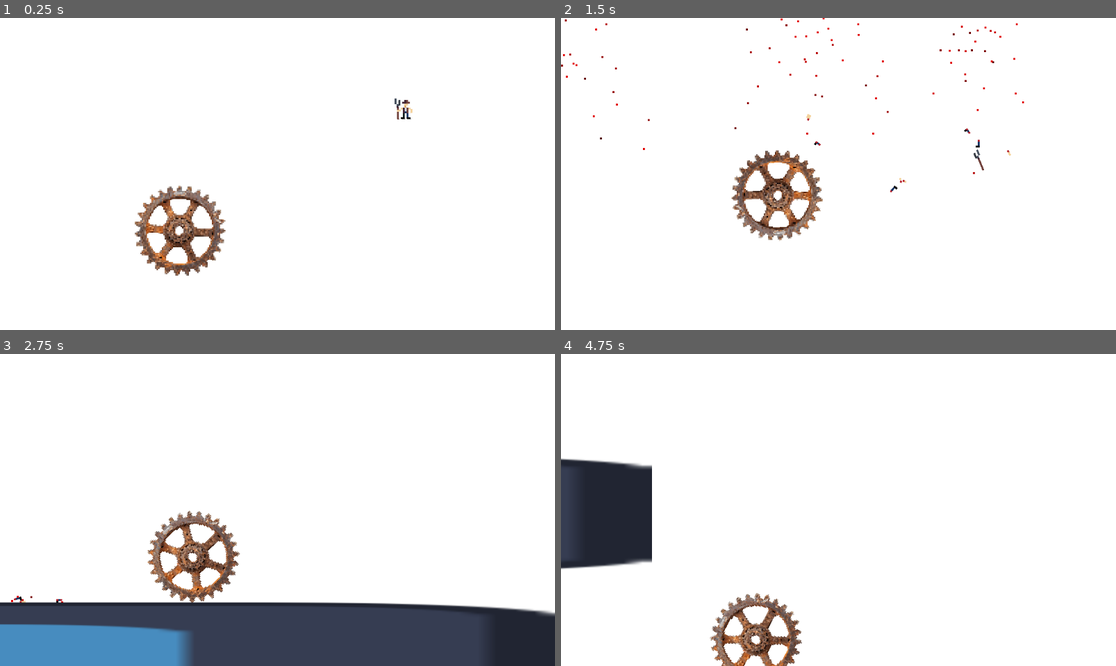
Above: before the commit, frames 1-4 (two rows, left to right).
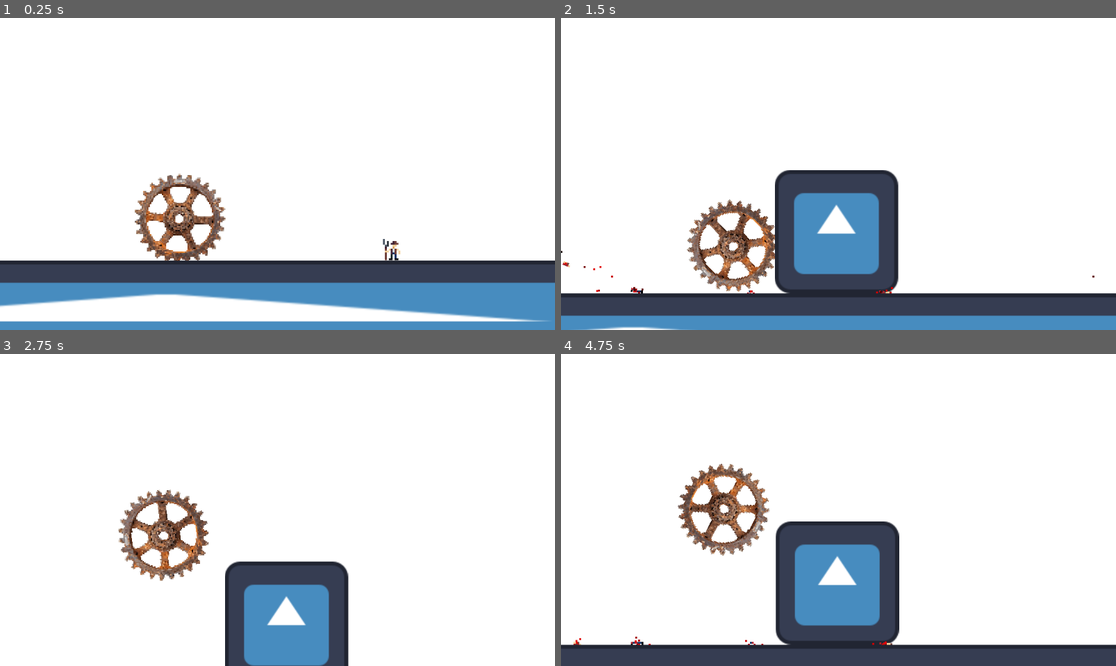
Above: after the commit, the same moments.

Repository: chickenman9998/GodotProjects
Game: Godot game, scene res://node_2d.tscn
Same seed, same stepped clock (60 frames per second), same inputs: the game is played once before the commit and once after it. The engine's default icon, where the game draws it, is replaced by a stand-in: a white triangle on a blue panel in a dark square.
Inputs:
- Up to frame 1 (0.25 s): no input
- Up to frame 2 (1.5 s): tap Enter (ui_accept) at 0.5 s; hold D (move_right) from 0.53 s (still down); tap T (test) at 0.6 s; tap W (jump) at 0.77, 0.8, 1.07, 1.35 s
- Up to frame 3 (2.75 s): tap W (jump) at 1.52, 1.82, 2.3 s; tap T (test) at 1.55, 2.1 s; release D (move_right) at 2.03 s; hold A (move_left) from 2.03 s (still down)
- Up to frame 4 (4.75 s): release A (move_left) at 2.78 s; hold D (move_right) 2.78-4.28 s; tap T (test) at 2.85, 4.35 s; tap W (jump) at 3.02, 3.32, 3.6, 3.77, 4.07, 4.52 s; hold A (move_left) from 4.28 s (still down)

The runs differ from the first frame. In frame 1, 21% of the frame differs, in the area x 0-100%, y 25-100%; in frame 2, 24%; in frame 3, 26%, in the area x 0-100%, y 43-100%; in frame 4, 24%.

Commit message:
Version 2
added:
gibs fade
npc will die to object with a velocity over 250 / 10 (25)

Diff:
--- a/B the boulder/gibs.gd
+++ b/B the boulder/gibs.gd
@@ -1,10 +1,12 @@
 extends RigidBody2D
 
-@export var lifetime := 100.0       # seconds before gib disappears
-@export var spawn_impulse := 200.0
-@export var torque_impulse := 100.0  # optional spin
+@export var lifetime := 15      # seconds before gib disappears
+@export var spawn_impulse := 400 ## to give characters an explosion effect add mask layer 6 to boulder (will add explosi
+## insanely high impulse, but being crushed by boulder, therefore gibs wont go too far. compare to T kill function
+@export var torque_impulse := 200  # optional spin
 
 @onready var particles: CPUParticles2D = $CPUParticles2D  # child node, exact name
+@onready var sprite: AnimatedSprite2D = $AnimatedSprite2D  # fade this instead of scaling
 
 func _ready():
 	# Random rotation
@@ -30,6 +32,21 @@
 	# Apply a little spin
 	apply_torque_impulse(randf_range(-torque_impulse, torque_impulse))
 
-	# Lifetime cleanup for the gib only
+	# Start fade-out after lifetime
+	fade_after_lifetime()
+
+
+func fade_after_lifetime() -> void:
+	# Wait the full lifetime first
 	await get_tree().create_timer(lifetime).timeout
+	if linear_velocity.length() < 5 and abs(angular_velocity) < 1: sleeping = true
+
+	# Fade out in 50 steps
+	for i in 100:
+		var c := sprite.modulate
+		c.a -= 0.01  # reduce opacity
+		sprite.modulate = c
+
+		await get_tree().create_timer(0.05).timeout  # delay between steps
+
 	queue_free()
--- a/B the boulder/gibs.tscn
+++ b/B the boulder/gibs.tscn
@@ -111,7 +111,10 @@
 texture_filter = 3
 
 [node name="RigidBody2D" type="RigidBody2D" parent="."]
+collision_layer = 32
+collision_mask = 91
 mass = 0.5
+gravity_scale = 0.8
 script = ExtResource("1_2k3tp")
 
 [node name="CollisionShape2D" type="CollisionShape2D" parent="RigidBody2D"]
@@ -128,13 +131,13 @@
 [node name="CPUParticles2D" type="CPUParticles2D" parent="RigidBody2D"]
 rotation = 1.5707964
 emitting = false
-amount = 50
+amount = 150
 texture = SubResource("CanvasTexture_2k3tp")
-lifetime = 15.0
+lifetime = 20.0
 one_shot = true
 speed_scale = 0.7
 explosiveness = 0.8
-randomness = 1.0
+randomness = 0.5
 lifetime_randomness = 0.5
 fract_delta = false
 emission_shape = 2
--- a/B the boulder/global.gd
+++ b/B the boulder/global.gd
@@ -2,3 +2,5 @@
 extends Node
 
 var is_boulder_grounded: bool = false
+var boulder_speed: int = 0
+var boulder: Node = null
--- a/B the boulder/node_2d.tscn
+++ b/B the boulder/node_2d.tscn
@@ -1,13 +1,8 @@
-[gd_scene load_steps=10 format=3 uid="uid://bdckahlerngrh"]
+[gd_scene load_steps=7 format=3 uid="uid://bdckahlerngrh"]
 
-[ext_resource type="Script" uid="uid://b4dmovxteb8au" path="res://rigid_body_2d.gd" id="1_0e48y"]
+[ext_resource type="PackedScene" uid="uid://3dbbewjssa8g" path="res://player.tscn" id="1_epypp"]
 [ext_resource type="Texture2D" uid="uid://dnchycapadqtw" path="res://icon.svg" id="1_wtcfe"]
-[ext_resource type="Texture2D" uid="uid://wj2psam7rtfe" path="res://sprites/gearpixel.png" id="2_0hol4"]
-[ext_resource type="Script" uid="uid://do1veyyfhtmw" path="res://ray_cast_2d.gd" id="3_0hol4"]
 [ext_resource type="PackedScene" uid="uid://cuc53kaeon0is" path="res://npc.tscn" id="5_kdubu"]
-
-[sub_resource type="CircleShape2D" id="CircleShape2D_q6r6c"]
-radius = 47.169907
 
 [sub_resource type="RectangleShape2D" id="RectangleShape2D_wtcfe"]
 size = Vector2(2603.5, 123.5)
@@ -18,48 +13,10 @@
 [sub_resource type="CanvasTexture" id="CanvasTexture_d21ai"]
 specular_color = Color(0.6830294, 0.9213473, 0.9999998, 1)
 
-[node name="test world" type="Node2D"]
+[node name="test_world" type="Node2D"]
 
-[node name="boulder-character" type="Node2D" parent="."]
-position = Vector2(576, 100)
-
-[node name="RigidBody2D" type="RigidBody2D" parent="boulder-character"]
-z_index = 4
-collision_layer = 7
-input_pickable = true
-mass = 10.0
-gravity_scale = 2.0
-can_sleep = false
-script = ExtResource("1_0e48y")
-torque_force = 25
-jump_impulse = 7
-
-[node name="Sprite2D" type="Sprite2D" parent="boulder-character/RigidBody2D"]
-texture_filter = 1
-scale = Vector2(0.1, 0.1)
-texture = ExtResource("2_0hol4")
-
-[node name="GroundRay" type="RayCast2D" parent="boulder-character/RigidBody2D"]
-visible = false
-target_position = Vector2(0, 60)
-hit_from_inside = true
-script = ExtResource("3_0hol4")
-
-[node name="Line2D" type="Line2D" parent="boulder-character/RigidBody2D/GroundRay"]
-visible = false
-points = PackedVector2Array(0, 0, 0, 60)
-width = 4.0
-
-[node name="Camera2D" type="Camera2D" parent="boulder-character/RigidBody2D"]
-physics_interpolation_mode = 2
-zoom = Vector2(2, 2)
-position_smoothing_enabled = true
-position_smoothing_speed = 8.0
-drag_horizontal_offset = 1.0
-drag_vertical_offset = -0.5
-
-[node name="CollisionShape2D" type="CollisionShape2D" parent="boulder-character/RigidBody2D"]
-shape = SubResource("CircleShape2D_q6r6c")
+[node name="boulder-character" parent="." instance=ExtResource("1_epypp")]
+position = Vector2(576, 505)
 
 [node name="floor" type="Node2D" parent="."]
 position = Vector2(15, 611)
@@ -77,18 +34,19 @@
 position = Vector2(496, 30)
 shape = SubResource("RectangleShape2D_wtcfe")
 
-[node name="object" type="Node2D" parent="."]
-position = Vector2(491, 380)
+[node name="box" type="Node2D" parent="."]
+position = Vector2(773, 0)
 
-[node name="RigidBody2D" type="RigidBody2D" parent="object"]
+[node name="RigidBody2D" type="RigidBody2D" parent="box" groups=["Hazard"]]
+collision_layer = 25
 mass = 50.0
 gravity_scale = 2.767
 can_sleep = false
 
-[node name="CollisionShape2D" type="CollisionShape2D" parent="object/RigidBody2D"]
+[node name="CollisionShape2D" type="CollisionShape2D" parent="box/RigidBody2D" groups=["Hazard"]]
 shape = SubResource("RectangleShape2D_0e48y")
 
-[node name="Sprite2D" type="Sprite2D" parent="object/RigidBody2D"]
+[node name="Sprite2D" type="Sprite2D" parent="box/RigidBody2D"]
 texture = ExtResource("1_wtcfe")
 
 [node name="Background white" type="Sprite2D" parent="."]
@@ -98,10 +56,10 @@
 texture = SubResource("CanvasTexture_d21ai")
 
 [node name="npc" parent="." instance=ExtResource("5_kdubu")]
-position = Vector2(812, -1)
+position = Vector2(799, 551)
 
 [node name="npc2" parent="." instance=ExtResource("5_kdubu")]
-position = Vector2(992, -2)
+position = Vector2(364, 551)
 
 [node name="npc3" parent="." instance=ExtResource("5_kdubu")]
-position = Vector2(1187, -3)
+position = Vector2(220, 551)
--- a/B the boulder/npc.tscn
+++ b/B the boulder/npc.tscn
@@ -187,12 +187,16 @@
 }]
 
 [sub_resource type="CapsuleShape2D" id="CapsuleShape2D_q6r6c"]
-radius = 19.999998
-height = 100.0
+radius = 9.999998
+height = 109.999985
+
+[sub_resource type="CapsuleShape2D" id="CapsuleShape2D_xxcha"]
+radius = 3.0
+height = 22.0
 
 [node name="CharacterBody2D" type="CharacterBody2D"]
 collision_layer = 4
-collision_mask = 3
+collision_mask = 27
 script = ExtResource("1_xxcha")
 
 [node name="AnimatedSprite2D" type="AnimatedSprite2D" parent="."]
@@ -208,3 +212,15 @@
 
 [node name="RayCast2D" type="RayCast2D" parent="."]
 target_position = Vector2(0, 20)
+
+[node name="HazardDetector" type="Area2D" parent="."]
+collision_layer = 0
+collision_mask = 10
+monitorable = false
+
+[node name="CollisionShape2D" type="CollisionShape2D" parent="HazardDetector"]
+modulate = Color(0.33462557, 0.62527233, 1, 1)
+position = Vector2(1, 5)
+shape = SubResource("CapsuleShape2D_xxcha")
+
+[connection signal="body_entered" from="HazardDetector" to="." method="_on_hazard_detector_body_entered"]
--- /dev/null
+++ b/B the boulder/player.tscn
@@ -0,0 +1,47 @@
+[gd_scene load_steps=5 format=3 uid="uid://3dbbewjssa8g"]
+
+[ext_resource type="Script" uid="uid://b4dmovxteb8au" path="res://rigid_body_2d.gd" id="1_i3pqv"]
+[ext_resource type="Texture2D" uid="uid://wj2psam7rtfe" path="res://sprites/gearpixel.png" id="2_hqtel"]
+[ext_resource type="Script" uid="uid://do1veyyfhtmw" path="res://ray_cast_2d.gd" id="3_sweqy"]
+
+[sub_resource type="CircleShape2D" id="CircleShape2D_q6r6c"]
+radius = 44.102154
+
+[node name="boulder-character" type="Node2D" groups=["Hazard"]]
+
+[node name="boulder" type="RigidBody2D" parent="." groups=["Hazard"]]
+collision_layer = 10
+input_pickable = true
+mass = 10.0
+gravity_scale = 2.0
+can_sleep = false
+script = ExtResource("1_i3pqv")
+torque_force = 25
+jump_impulse = 7
+
+[node name="Sprite2D" type="Sprite2D" parent="boulder"]
+texture_filter = 1
+scale = Vector2(0.1, 0.1)
+texture = ExtResource("2_hqtel")
+
+[node name="GroundRay" type="RayCast2D" parent="boulder"]
+visible = false
+target_position = Vector2(0, 60)
+hit_from_inside = true
+script = ExtResource("3_sweqy")
+
+[node name="Line2D" type="Line2D" parent="boulder/GroundRay"]
+visible = false
+points = PackedVector2Array(0, 0, 0, 60)
+width = 4.0
+
+[node name="Camera2D" type="Camera2D" parent="boulder"]
+physics_interpolation_mode = 2
+zoom = Vector2(2, 2)
+position_smoothing_enabled = true
+position_smoothing_speed = 8.0
+drag_horizontal_offset = 1.0
+drag_vertical_offset = -0.5
+
+[node name="CollisionShape2D" type="CollisionShape2D" parent="boulder" groups=["Hazard"]]
+shape = SubResource("CircleShape2D_q6r6c")
--- a/B the boulder/project.godot
+++ b/B the boulder/project.godot
@@ -18,6 +18,10 @@
 [autoload]
 
 Global="*res://global.gd"
+
+[global_group]
+
+Hazard=""
 
 [input]
 
@@ -44,9 +48,13 @@
 
 [layer_names]
 
-2d_physics/layer_1="floor"
+2d_physics/layer_1="platform"
 2d_physics/layer_2="boulder"
 2d_physics/layer_3="npc"
+2d_physics/layer_4="Hazards"
+2d_physics/layer_5="objects"
+2d_physics/layer_6="gore"
+2d_physics/layer_7="explosion"
 
 [rendering]
 
--- a/B the boulder/rigid_body_2d.gd
+++ b/B the boulder/rigid_body_2d.gd
@@ -3,11 +3,13 @@
 @export var torque_force := 0
 @export var jump_impulse := 0
 
-
 @onready var ground_ray: RayCast2D = get_node_or_null("GroundRay")
 
+func _ready():
+	Global.boulder = self
+
 func _physics_process(_delta):
-	# Rotate boulder
+	Global.boulder_speed = int(linear_velocity.length())/10
 	if Input.is_action_pressed("move_right"):
 		if ground_ray.is_colliding():
 			apply_torque(torque_force * 15000)
--- a/B the boulder/villagerbehavior.gd
+++ b/B the boulder/villagerbehavior.gd
@@ -1,16 +1,16 @@
 extends CharacterBody2D
 class_name NPC
 
-var rng = RandomNumberGenerator.new() # put this at the top of your script
+var rng = RandomNumberGenerator.new()
 
 @export var walk_speed := 40.0
 @export var walk_time := Vector2(1.5, 4.0)
 @export var idle_time := Vector2(0.5, 2.0)
 @export var gravity := 800.0
 
-@export var wobble_rotation := 5       # degrees of wobble
-@export var wobble_height := 1         # vertical wobble
-@export var wobble_speed := 30         # speed of wobble
+@export var wobble_rotation := 5
+@export var wobble_height := 1
+@export var wobble_speed := 30
 
 @onready var sprite: AnimatedSprite2D = $AnimatedSprite2D
 @onready var edge_ray: RayCast2D = $RayCast2D
@@ -23,51 +23,43 @@
 var dead := false
 
 func _ready():
-	# Pick a random skin frame once
-	var count = 1
-	rng.randomize() # randomize it once at ready
-	#sprite.sprite_frames.get_frame_count("npc_characters")
-	if count > 0:
-		sprite.frame = randi() % count
-
+	rng.randomize()
 	sprite_start_y = sprite.position.y
 	_pick_new_state()
 
 func _physics_process(delta):
 	if dead:
-		return  # Stop movement if dead
+		return
 
+	# Wobble animation
 	if not is_idle:
 		time += delta * wobble_speed
-
-		# Wobble effect only when walking
 		sprite.rotation_degrees = sin(time) * wobble_rotation
 		sprite.position.y = sprite_start_y + sin(time * 1.3) * wobble_height
 	else:
-		# Stand still when idle
 		sprite.rotation_degrees = 0
 		sprite.position.y = sprite_start_y
 
-	# Apply gravity
+	# Gravity
 	if not is_on_floor():
 		velocity.y += gravity * delta
+		is_idle = true
 	else:
 		velocity.y = 0
 
 	# Horizontal movement
 	velocity.x = direction * walk_speed if not is_idle else 0
 
-	# Move NPC
-	move_and_slide()
-
-	# Check edges and turn around
+	# Edge detection
 	if direction != 0 and edge_ray and not edge_ray.is_colliding():
 		_turn_around()
 
-	# State timer
+	# Timer
 	timer -= delta
 	if timer <= 0:
 		_pick_new_state()
+
+	move_and_slide()
 
 	if Input.is_action_just_pressed("test"):
 		die()
@@ -81,52 +73,54 @@
 	else:
 		timer = randf_range(walk_time.x, walk_time.y)
 		direction = [-1, 1].pick_random()
-		sprite.flip_h = direction > 0          # Flip sprite to face the moving direction
+		sprite.flip_h = direction > 0
 		edge_ray.target_position.x = abs(edge_ray.target_position.x) * direction
-
 
 func _turn_around():
 	direction *= -1
-	sprite.flip_h = direction > 0              # Flip sprite to face the moving direction
+	sprite.flip_h = direction > 0
 	edge_ray.target_position.x = abs(edge_ray.target_position.x) * direction
 	timer = randf_range(0.8, 2.0)
 
-
-# -----------------------
-# DEATH FUNCTION (manual)
-# -----------------------
 func die():
 	if dead:
 		return
 	dead = true
 
 	var gibs_scene: PackedScene = preload("res://Gibs.tscn")
+	var temp_gib: Node2D = gibs_scene.instantiate()
+	var rigid_temp: RigidBody2D = temp_gib.get_node("RigidBody2D")
+	var gib_sprite_temp: AnimatedSprite2D = rigid_temp.get_node_or_null("AnimatedSprite2D")
 
-	# Get the total frame count from the first gib (assumes all gibs share the same SpriteFrames)
-	var temp_gib: Node2D = gibs_scene.instantiate() as Node2D
-	var rigid_temp: RigidBody2D = temp_gib.get_node("RigidBody2D") as RigidBody2D
-	var gib_sprite_temp: AnimatedSprite2D = rigid_temp.get_node_or_null("AnimatedSprite2D") as AnimatedSprite2D
-	var frame_count: int = 0
-	if gib_sprite_temp and gib_sprite_temp.sprite_frames:
-		frame_count = gib_sprite_temp.sprite_frames.get_frame_count("gib_bits")
+	var frame_count := gib_sprite_temp.sprite_frames.get_frame_count("gib_bits") if gib_sprite_temp else 0
 
-	# Make a shuffled list of frames
 	var frames: Array = []
 	for f in frame_count:
 		frames.append(f)
 	frames.shuffle()
 
-	for i in 4:
-		var gibs: Node2D = gibs_scene.instantiate() as Node2D
+	for i in 5:
+		var gibs: Node2D = gibs_scene.instantiate()
 		gibs.global_position = global_position
 
-		var rigid: RigidBody2D = gibs.get_node("RigidBody2D") as RigidBody2D
+		var rigid: RigidBody2D = gibs.get_node("RigidBody2D")
 		if rigid:
-			var gib_sprite: AnimatedSprite2D = rigid.get_node_or_null("AnimatedSprite2D") as AnimatedSprite2D
-			if gib_sprite and gib_sprite.sprite_frames and frame_count > 0:
-				# Assign a unique frame
-				gib_sprite.frame = frames[i % frame_count] # use modulo in case 4 > frame_count
+			var gib_sprite: AnimatedSprite2D = rigid.get_node_or_null("AnimatedSprite2D")
+			if gib_sprite and frame_count > 0:
+				gib_sprite.frame = frames[i % frame_count]
 
 		get_tree().current_scene.call_deferred("add_child", gibs)
 
 	queue_free()
+
+
+func _on_hazard_detector_body_entered(body: Node2D) -> void:
+	if body.is_in_group("Hazard"):
+		var speed := 0
+		if body is RigidBody2D:
+			speed = int(body.linear_velocity.length()) / 10
+		if speed > 35:
+			print(speed)
+			die()
+		else:
+			print(speed)
Not shown: 1 places in B the boulder/npc.tscn that only renumber resources
Not shown, added: B the boulder/gibs.tscn23234389849.tmp
Not shown, added: B the boulder/gibs.tscn23244223108.tmp
Not shown, added: B the boulder/gibs.tscn24890155536.tmp
Not shown, added: B the boulder/gibs.tscn24913113822.tmp
Not shown, added: B the boulder/gibs.tscn25176010936.tmp
Not shown, added: B the boulder/node_2d.tscn1630204877.tmp
Not shown, added: B the boulder/node_2d.tscn1662680909.tmp
Not shown, added: B the boulder/npc.tscn14686761298.tmp
Not shown, added: B the boulder/npc.tscn14697082259.tmp
Not shown, added: B the boulder/npc.tscn14704754128.tmp
